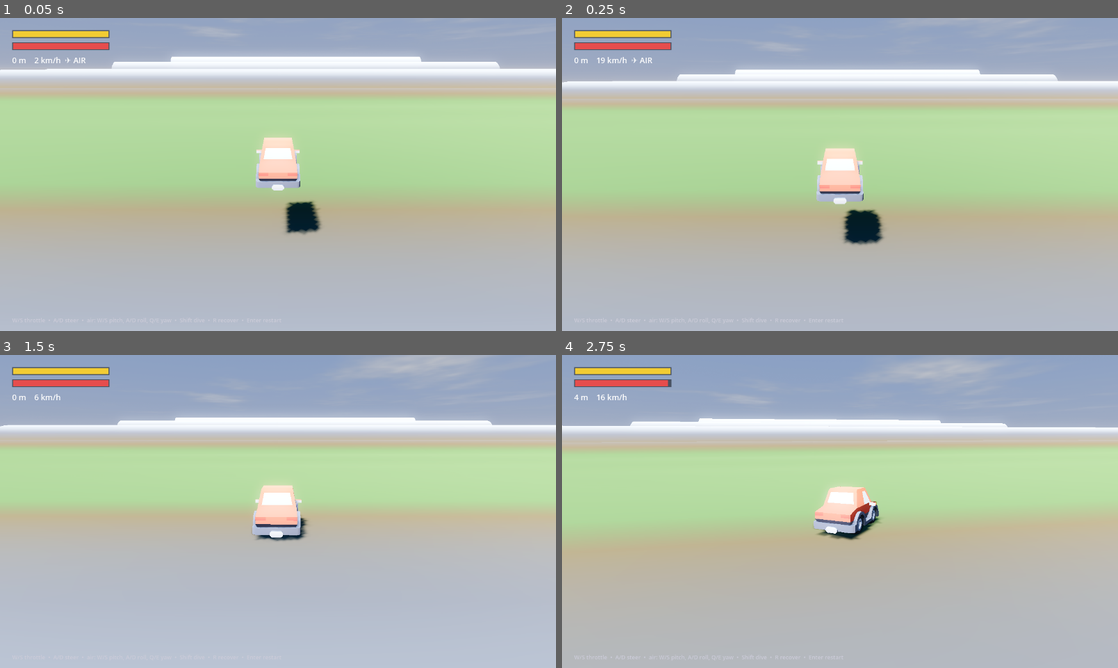
Above: before the commit, frames 1-4 (two rows, left to right).
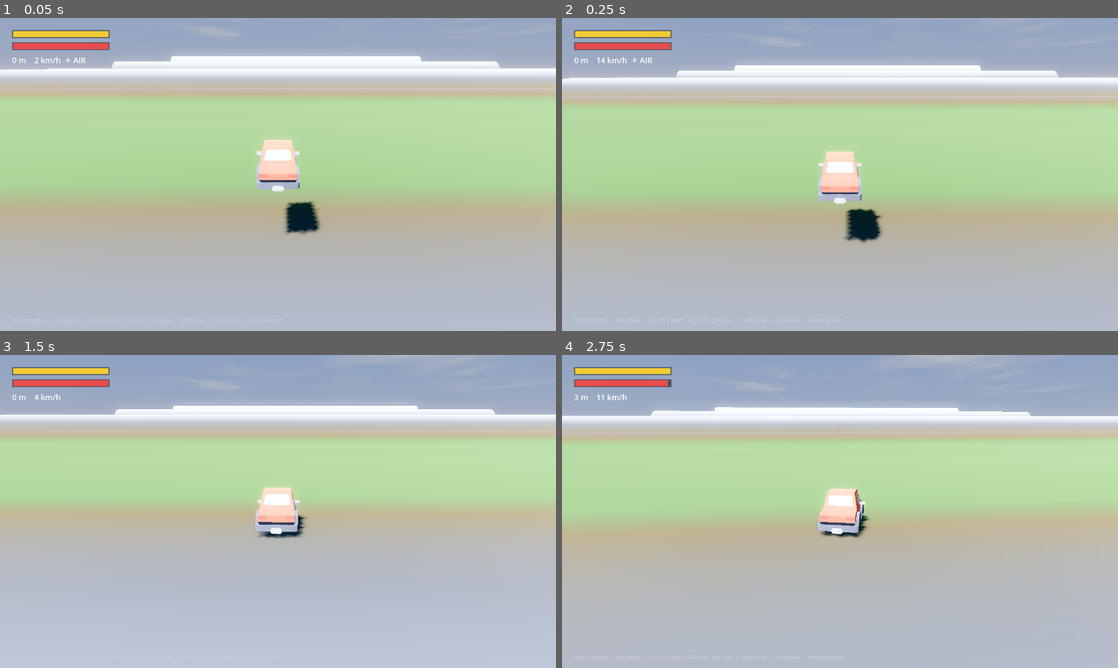
Above: after the commit, the same moments.

Repository: MilkManManiac/HillClimbRacer
Game: Godot game, scene res://scenes/HillClimb.tscn
Two runs of this game, one before a commit and one after it. Both use one fixed random seed, a clock stepped at 60 frames per second and the inputs below.
Inputs (mouse positions are in pixels of both pictures, inside the frame that each line leads up to):
- Up to frame 1 (0.05 s): no input
- Up to frame 2 (0.25 s): no input
- Up to frame 3 (1.5 s): tap Enter at 0.5 s; move the mouse to (400, 495) at 0.52 s; hold D (turn_right) 0.53-1.25 s; tap E (speak) at 0.6 s; click (400, 495) at 0.67 s; drag from (166, 527) to (250, 574) at 1.27 s
- Up to frame 4 (2.75 s): move the mouse to (895, 442) at 2.02 s; hold D (turn_right) from 2.03 s (still down); hold R from 2.03 s (still down)

The runs differ from the first frame. In frame 1, 0.5% of the frame differs, in the area x 0-100%, y 12-68%; in frame 2, 2.6%; in frame 3, 12%; in frame 4, 12%, in the area x 0-100%, y 0-60%.

Commit message:
HC feel: camera terrain-collision, more torque/speed, floatier, slower/sliding steering
- Chase cam raycasts from car toward cam and pulls in front of hills; clamps above
  terrain surface so the car is never hidden
- More engine force + top speed (~177 km/h)
- Lower gravity + softer suspension = floatier, more hang time
- Slower smoothed steering (lower max angle + eased response)
- Turning hard at speed loses grip and slides out (slide_factor)

Co-Authored-By: Claude Opus 4.8 (1M context) <noreply@anthropic.com>

Diff:
--- a/scripts/hc/HCCar.gd
+++ b/scripts/hc/HCCar.gd
@@ -11,16 +11,18 @@
 const CAR_GLB := "res://assets/car/kenney_sedan_cc0.glb"
 
 # --- tunables ---
-@export var engine_force: float = 12500.0
-@export var max_speed: float = 92.0
+@export var engine_force: float = 16500.0
+@export var max_speed: float = 112.0
 @export var brake_force: float = 5500.0
 @export var grip: float = 8.5
+@export var slide_factor: float = 0.7      # how much grip you lose turning hard at speed (slides)
 @export var wheelbase: float = 2.8
-@export var max_steer_angle: float = 0.55
-@export var gravity_force: float = 24.0
+@export var max_steer_angle: float = 0.4   # smaller = gentler turns
+@export var steer_rate: float = 3.0        # lower = slower steering response
+@export var gravity_force: float = 17.0    # lower = floatier, more hang time
 @export var suspension_rest: float = 0.55
-@export var suspension_stiff: float = 130.0
-@export var suspension_damp: float = 9.0
+@export var suspension_stiff: float = 95.0
+@export var suspension_damp: float = 6.0
 @export var dive_force: float = 26.0       # downward push when diving
 @export var air_pitch_torque: float = 11.0
 @export var air_roll_torque: float = 9.0
@@ -107,12 +109,16 @@
 		else:
 			apply_central_force(-fwd * fwd_speed * 0.5 * mass * 0.02)
 		fuel -= delta * 0.2   # idle burn
-		# grip: kill sideways slide
-		apply_central_force(-right * right.dot(vel) * grip * mass)
+		# smoothed steering (slower response than raw input)
+		_steer = lerpf(_steer, steer_in, 1.0 - exp(-steer_rate * delta))
+		var k: float = clamp(speed / max_speed, 0.0, 1.0)
+		# grip: kill sideways slide, but turning hard at speed loses grip -> it slides out
+		var slide: float = clamp(absf(_steer) * k, 0.0, 1.0)
+		var grip_eff: float = grip * (1.0 - slide_factor * slide)
+		apply_central_force(-right * right.dot(vel) * grip_eff * mass)
 		# steering (bicycle model)
 		if absf(fwd_speed) > 0.4:
-			var k: float = clamp(speed / max_speed, 0.0, 1.0)
-			var ang: float = steer_in * max_steer_angle * (1.0 - k * 0.45)
+			var ang: float = _steer * max_steer_angle * (1.0 - k * 0.4)
 			angular_velocity.y = (fwd_speed / wheelbase) * tan(ang)
 	else:
 		# --- airborne: full manual 3-axis (no assist) ----------------------
--- a/scripts/hc/HCMain.gd
+++ b/scripts/hc/HCMain.gd
@@ -68,8 +68,23 @@
 	if vh.length() > 2.0:
 		_cam_heading = _cam_heading.lerp(vh.normalized(), 1.0 - exp(-3.0 * delta))
 	var target := _car.global_position
-	var want := target - _cam_heading * 11.0 + Vector3(0, 5.0, 0)
-	_cam.global_position = _cam.global_position.lerp(want, 1.0 - exp(-6.0 * delta))
+	var want := target - _cam_heading * 12.0 + Vector3(0, 6.0, 0)
+	# don't let terrain block the view of the car: raycast from the car toward the camera
+	# and pull the camera in front of any hill in the way
+	var ss := _car.get_world_3d().direct_space_state
+	var from := target + Vector3(0, 2.0, 0)
+	var q := PhysicsRayQueryParameters3D.create(from, want, 1, [_car.get_rid()])
+	var hit := ss.intersect_ray(q)
+	var blocked := not hit.is_empty()
+	if blocked:
+		want = from.lerp(hit.position, 0.82)
+	# never let the camera dip below the terrain surface
+	var floor_y: float = _terrain.call("height_at", want.x, want.z) + 3.0
+	if want.y < floor_y:
+		want.y = floor_y
+	# snap in faster when blocked so the car never disappears
+	var snap: float = 16.0 if blocked else 6.0
+	_cam.global_position = _cam.global_position.lerp(want, 1.0 - exp(-snap * delta))
 	var look := target + Vector3(0, 1.0, 0)
 	var t := _cam.global_transform.looking_at(look, Vector3.UP)
 	_cam.global_transform.basis = _cam.global_transform.basis.slerp(t.basis, 1.0 - exp(-8.0 * delta))
